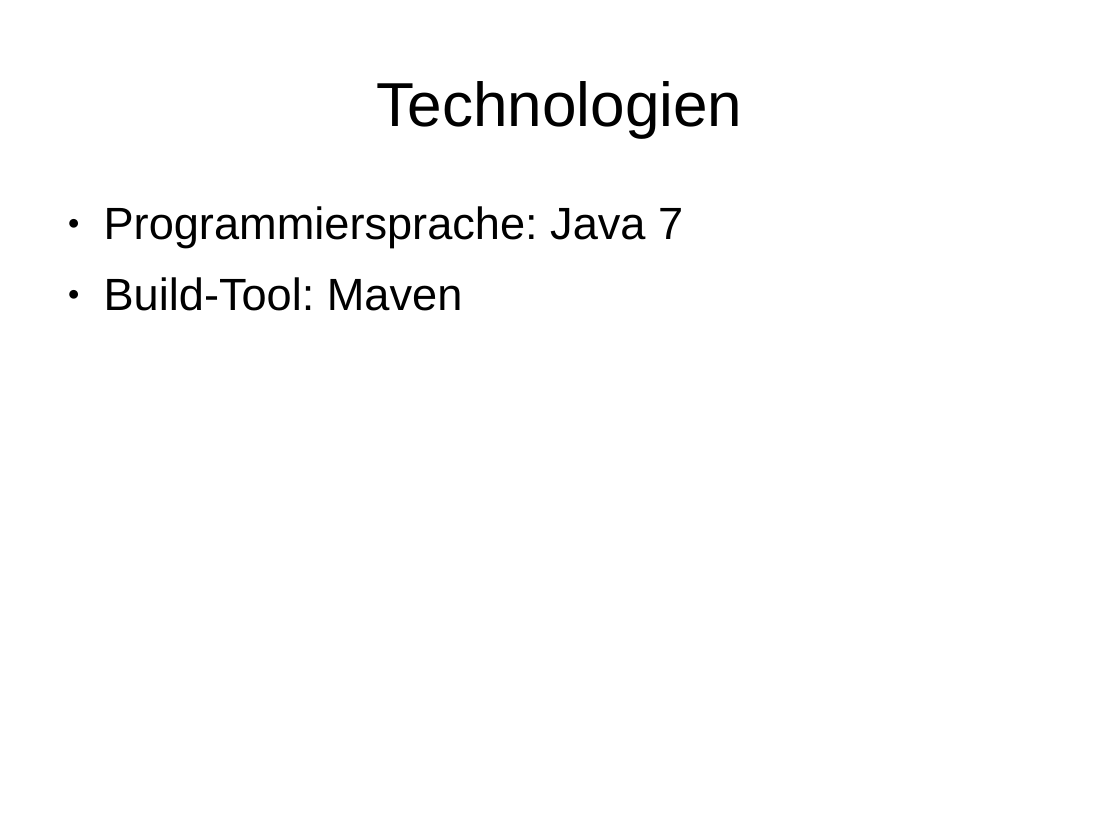
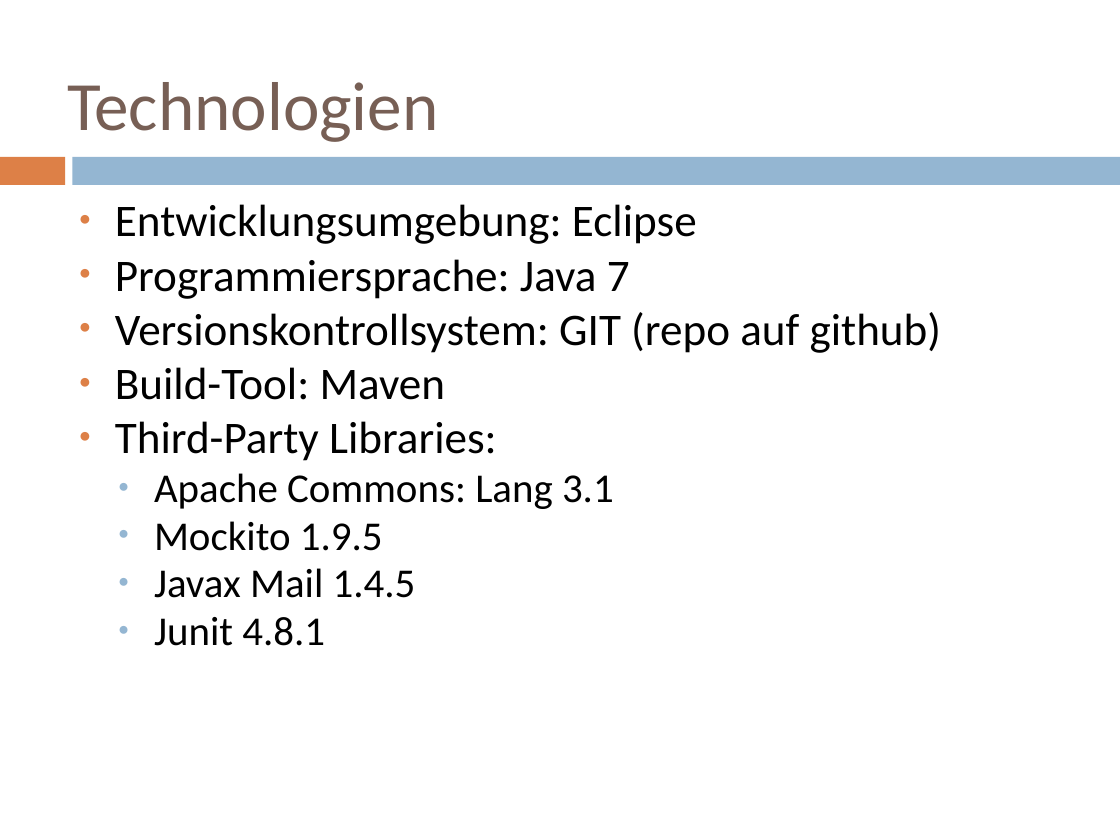
Before and after one commit to delsener/ch.zhaw.mdp.fallstudie, a slide deck: slide 3 of presentation/jmail_presentation.ppt. Drawn at 1120x840 pixels with LibreOffice and Linux fonts; fonts in the diff are those of the drawing; background and template pictures are left out. Boxes give left, top, right and bottom in pixels: in the first picture for what was removed or moved away, otherwise in the second. Text is boxed around its words. In the diff, an @@ line names an element or a change of style, - is before the commit and + after.

```diff
--- a/presentation/jmail_presentation.ppt
+++ b/presentation/jmail_presentation.ppt
@@ title "Technologien" at [67,82,438,142]: size 44 to 49 pt, font Arial to Calibri, text colour #000000 to #775F55; alignment centre to left; line spacing 0.93 to 1 @@
@@ rectangle added at [0,157,65,185], fill #DD8047 @@
@@ rectangle added at [72,157,1120,185], fill #94B6D2 @@
@@ text at [115,204,697,244]: paragraph added @@
+● Entwicklungsumgebung: Eclipse
@@ text at [115,259,630,400]: font Arial to Calibri in "Programmiersprache: Java 7", "Build-Tool: Maven"; line spacing 0.93 to 0.8; less space between paragraphs; bullet colour #000000 to #DD8047 @@
@@ text at [115,312,941,353]: paragraph added @@
+● Versionskontrollsystem: GIT (repo auf github)
@@ text at [115,421,614,646]: paragraphs added @@
+● Third-Party Libraries:
+  ● Apache Commons: Lang 3.1
+  ● Mockito 1.9.5
+  ● Javax Mail 1.4.5
+  ● Junit 4.8.1
```
Also in this commit, not shown: 6 other slides changed, 5 slides added, 2 slides removed.
